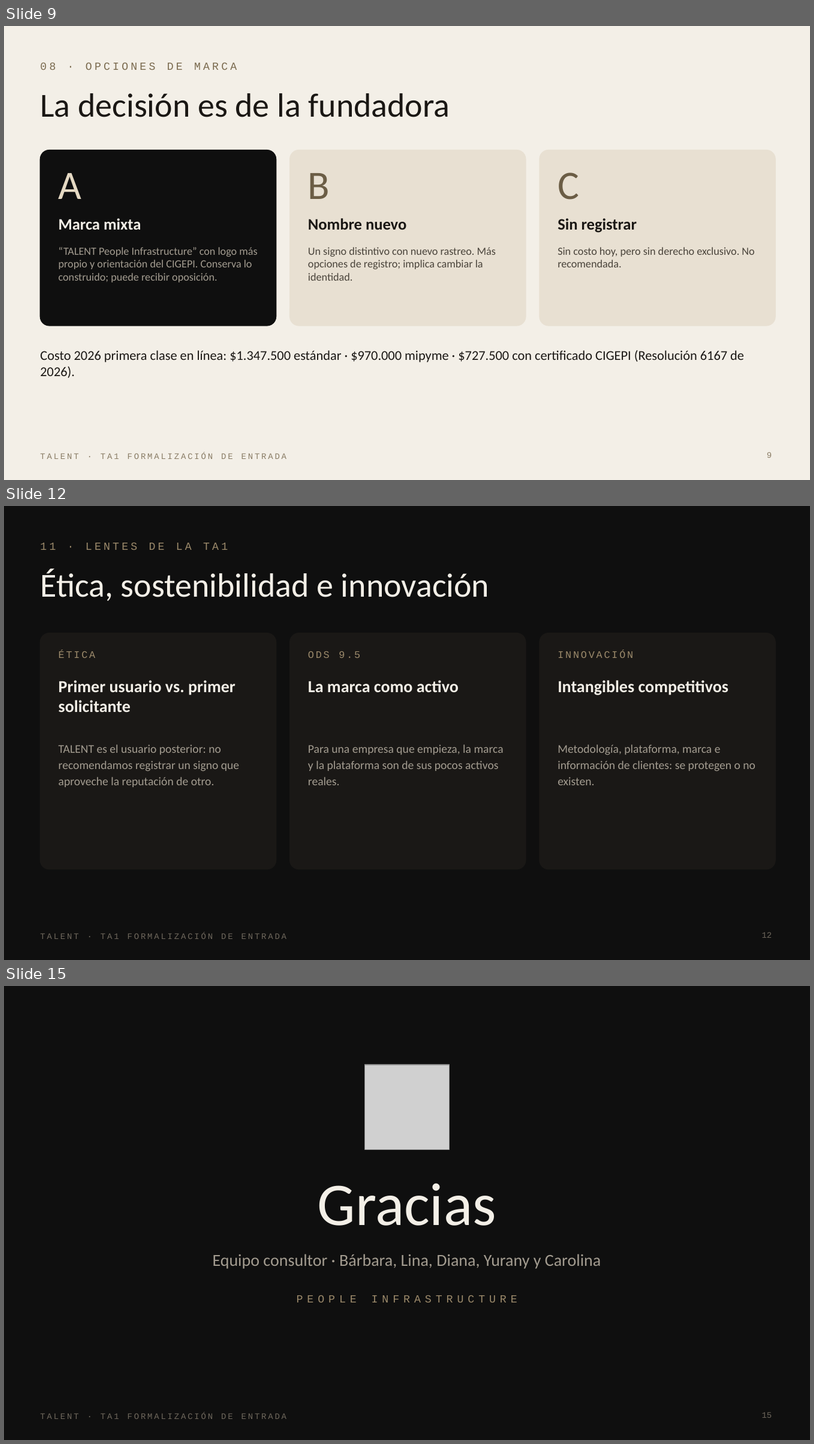
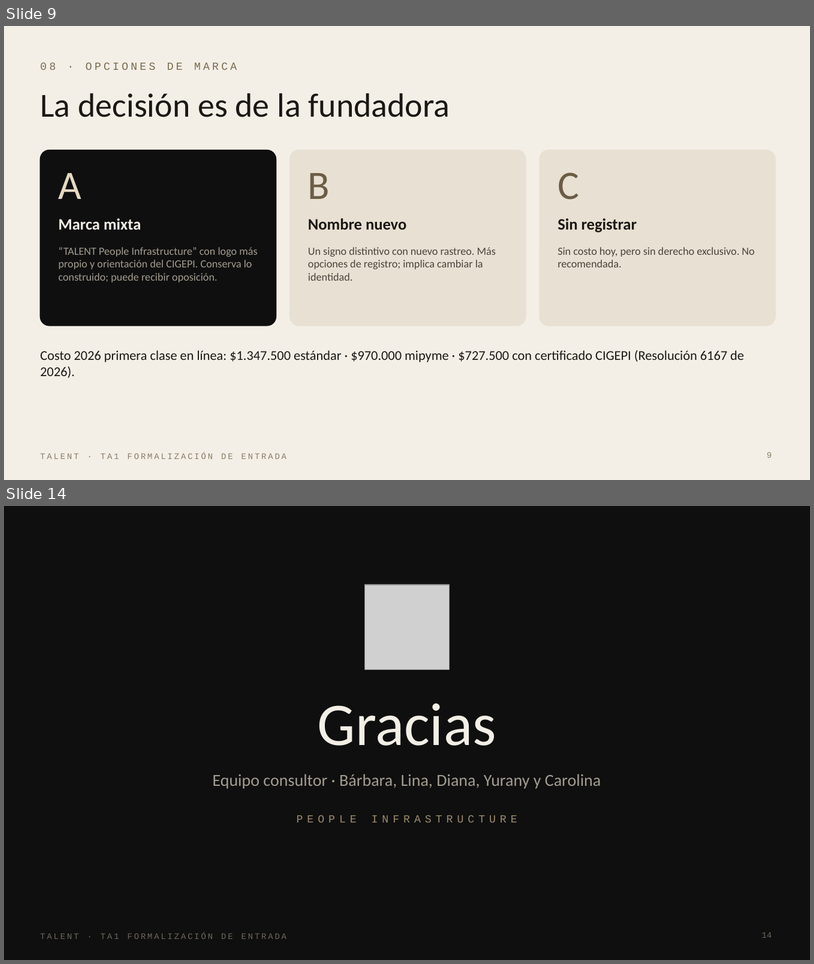
Before and after one commit to barbaravillada29-lang/dataroom-talent, a slide deck: files/ta1/Accountability_TA1_TALENT.pptx. Shown one above the other, each under a label of ours: slides 9, 12 and 15 before the commit, slides 9 and 14 after it; the slides between them are not shown. The pictures are 814x1444 and 814x964 pixels, drawn with LibreOffice and Linux fonts; fonts in the diff are those of the drawing; grey boxes stand for pictures. Boxes give left, top, right and bottom in pixels: in the first picture for what was removed or moved away, otherwise in the second. Text is boxed around its words. In the diff, an @@ line names an element or a change of style, - is before the commit and + after.

```diff
--- a/files/ta1/Accountability_TA1_TALENT.pptx
+++ b/files/ta1/Accountability_TA1_TALENT.pptx
@@ slide 12 removed at box(4, 506, 810, 960), background #0F0F0F; not listed: 1 template element that a slide beside it also shows @@
@@ text removed at box(40, 543, 228, 550) @@
-11 · LENTES DE LA TA1
@@ text removed at box(40, 568, 489, 601) @@
-Ética, sostenibilidad e innovación
@@ rounded rectangle removed at box(40, 633, 276, 869) @@
@@ rounded rectangle removed at box(290, 633, 526, 869) @@
@@ rounded rectangle removed at box(540, 633, 776, 869) @@
@@ text removed at box(59, 651, 96, 658) @@
-ÉTICA
@@ text removed at box(308, 651, 360, 658) @@
-ODS 9.5
@@ text removed at box(558, 651, 633, 658) @@
-INNOVACIÓN
@@ text removed at box(59, 680, 236, 712) @@
-Primer usuario vs. primer solicitante
@@ text removed at box(308, 680, 459, 692) @@
-La marca como activo
@@ text removed at box(558, 680, 729, 695) @@
-Intangibles competitivos
@@ text removed at box(59, 744, 239, 787) @@
-TALENT es el usuario posterior: no recomendamos registrar un signo que aproveche la reputación de otro.
@@ text removed at box(308, 744, 504, 785) @@
-Para una empresa que empieza, la marca y la plataforma son de sus pocos activos reales.
@@ text removed at box(558, 744, 756, 785) @@
-Metodología, plataforma, marca e información de clientes: se protegen o no existen.
@@ page number removed at box(762, 932, 773, 937) @@
-12
@@ what was slide 15 is now slide 14 @@
@@ page number at box(762, 932, 773, 937): text changed @@
-15
+14
```
Also in this commit, not shown: 5 slides changed, 1 slide added, 1 other slide removed, 3 other files.
